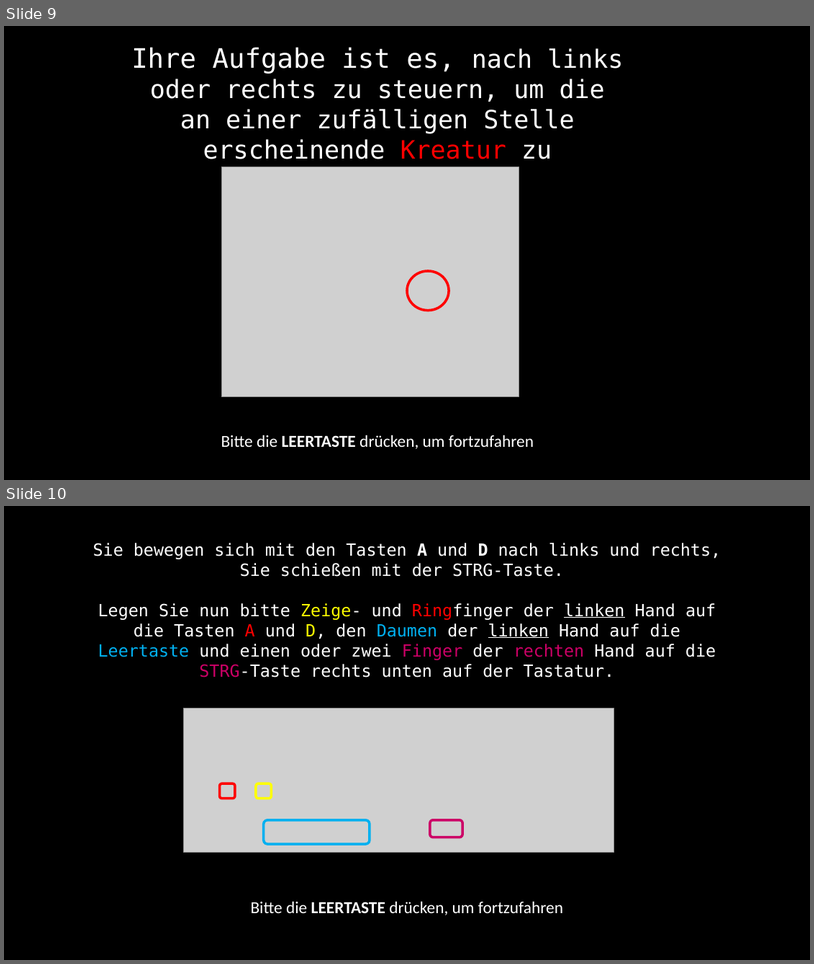
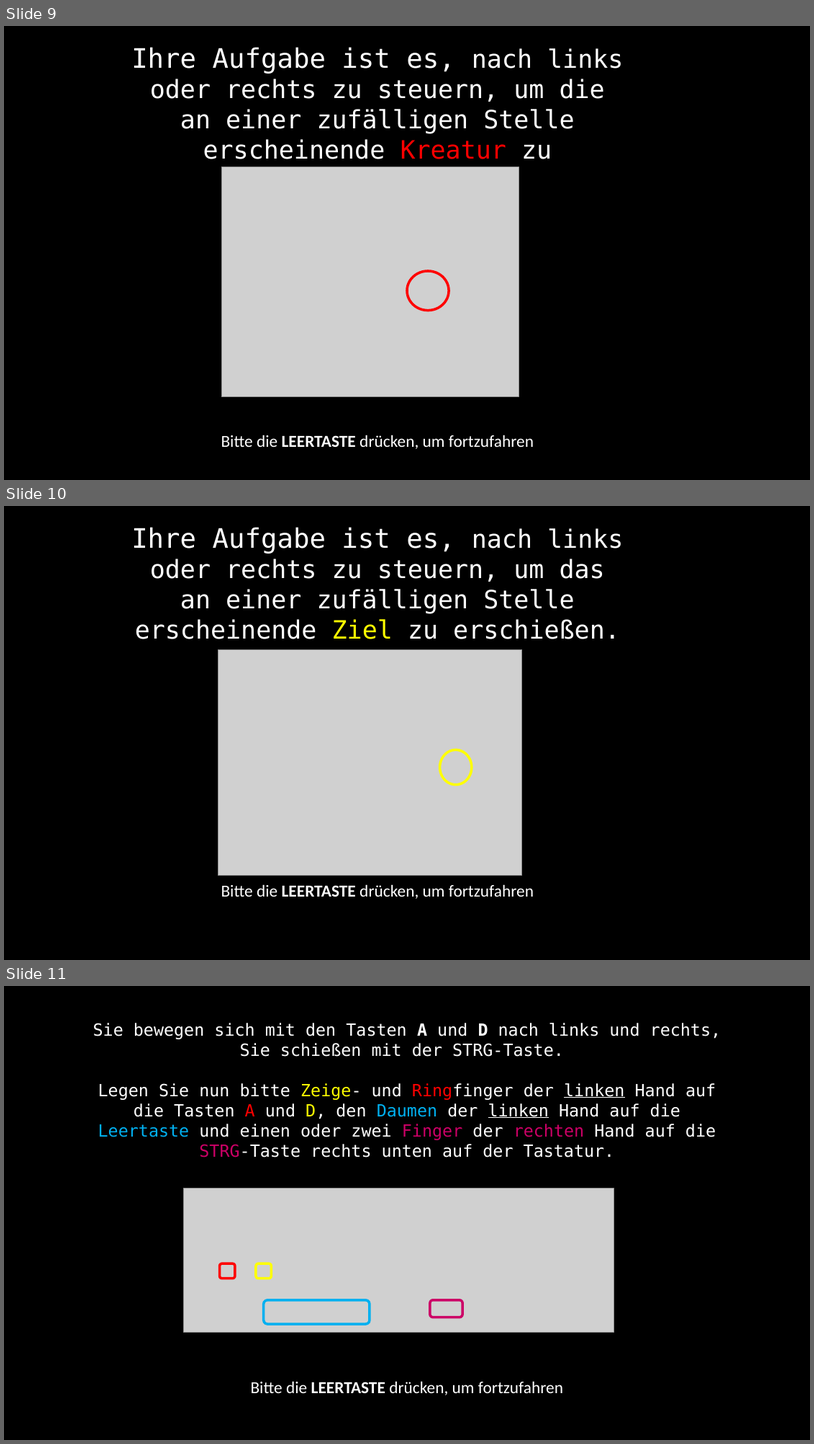
Before and after one commit to sean-mulready/Vizdoom-Scripts, a slide deck: exp_img/instructions.pptx. Shown one above the other, each under a label of ours: slides 9 and 10 before the commit, slides 9, 10 and 11 after it. The pictures are 814x964 and 814x1444 pixels, drawn with LibreOffice and Linux fonts; fonts in the diff are those of the drawing; grey boxes stand for pictures. Boxes give left, top, right and bottom in pixels: in the first picture for what was removed or moved away, otherwise in the second. Text is boxed around its words. In the diff, an @@ line names an element or a change of style, - is before the commit and + after.

```diff
--- a/exp_img/instructions.pptx
+++ b/exp_img/instructions.pptx
@@ slide 10 added at (4, 506, 810, 960), background #000000 @@
@@ text added at (131, 527, 623, 898), 30 pt, text #FFFFFF @@
+Ihre Aufgabe ist es, nach links oder rechts zu steuern, um das an einer zufälligen Stelle erscheinende Ziel zu erschießen.
+Bitte die LEERTASTE drücken, um fortzufahren
@@ picture added at (218, 649, 522, 875) @@
@@ ellipse added at (440, 750, 472, 785), outline #FFFF00 3 pt @@
@@ what was slide 10 is now slide 11 @@
```
Also in this commit, not shown: 1 slide changed, 1 other slide added, 3 other files.
